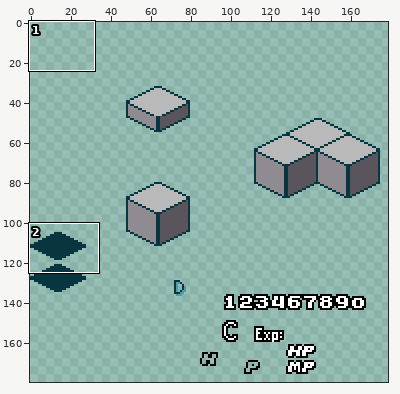
Pixel-art file, stored at fonts.aseprite. Above: a wide view before the commit, with the close-up outlined.
Close-up. Old version:
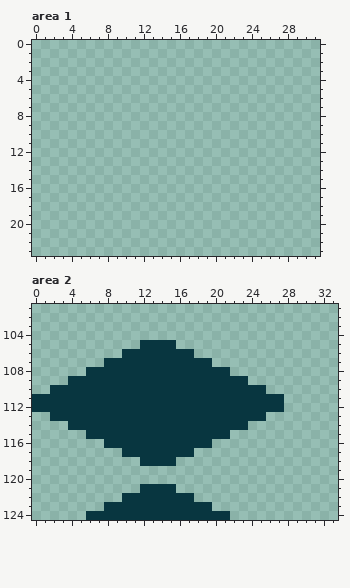
320x180 pixels, 1 frame. Colours within 5 levels of each other are drawn and written as one. Shown: area 1: x 0..31, y 0..23; area 2: x 0..33, y 101..124. The wide view leaves out empty margins.
New version:
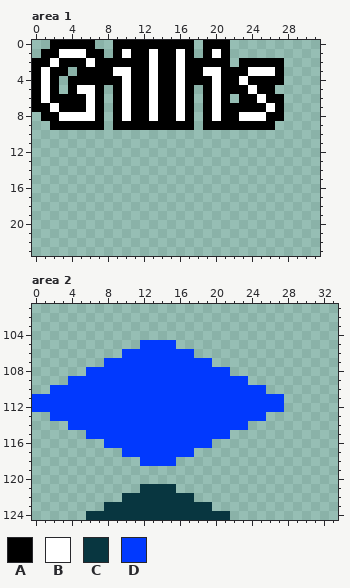
Palette (. is transparent): A #000000  B #ffffff  C #083640  D #0139fe
Changes in this commit:
Area 1:
y 0: x 2..6 ..... -> AAAAA; x 9..17 ......... -> AAAAAAAAA; x 19..21 ... -> AAA
y 1: x 1..7 ....... -> AABBBAA; x 9..17 ......... -> ABAABAABA; x 19..21 ... -> ABA
y 2: x 0..21 ...................... -> AABAAABAAAAAABAABAAAAA; x 23..27 ..... -> AAAAA
y 3: x 0..3 .... -> ABAA; x 5..27 ....................... -> AAAABBAABAABAABBAAABBBA
y 4: x 0..2 ... -> ABA; x 4..27 ........................ -> AAAAAABAABAABAAABAABAAAA
y 5: x 0..2 ... -> ABA; x 4..7 .... -> ABBA; x 9..17 ......... -> ABAABAABA; x 19..26 ........ -> ABAAABAA
y 6: x 0..7 ........ -> ABAAAABA; x 9..17 ......... -> ABAABAABA; x 19..21 ... -> ABA; x 23..27 ..... -> AABAA
y 7: x 0..7 ........ -> AABAAABA; x 9..17 ......... -> ABAABAABA; x 19..27 ......... -> ABAAAAABA
y 8: x 1..7 ....... -> AABBBBA; x 9..17 ......... -> ABAABAABA; x 19..27 ......... -> ABAABBBAA
y 9: x 2..7 ...... -> AAAAAA; x 9..17 ......... -> AAAAAAAAA; x 19..26 ........ -> AAAAAAAA
Area 2:
y 105: x 12..15 CCCC -> DDDD
y 106: x 10..17 CCCCCCCC -> DDDDDDDD
y 107: x 8..19 CCCCCCCCCCCC -> DDDDDDDDDDDD
y 108: x 6..21 CCCCCCCCCCCCCCCC -> DDDDDDDDDDDDDDDD
y 109: x 4..23 CCCCCCCCCCCCCCCCCCCC -> DDDDDDDDDDDDDDDDDDDD
y 110: x 2..25 CCCCCCCCCCCCCCCCCCCCCCCC -> DDDDDDDDDDDDDDDDDDDDDDDD
y 111..112: x 0..27 CCCCCCCCCCCCCCCCCCCCCCCCCCCC -> DDDDDDDDDDDDDDDDDDDDDDDDDDDD
y 113: x 2..25 CCCCCCCCCCCCCCCCCCCCCCCC -> DDDDDDDDDDDDDDDDDDDDDDDD
y 114: x 4..23 CCCCCCCCCCCCCCCCCCCC -> DDDDDDDDDDDDDDDDDDDD
y 115: x 6..21 CCCCCCCCCCCCCCCC -> DDDDDDDDDDDDDDDD
y 116: x 8..19 CCCCCCCCCCCC -> DDDDDDDDDDDD
y 117: x 10..17 CCCCCCCC -> DDDDDDDD
y 118: x 12..15 CCCC -> DDDD
